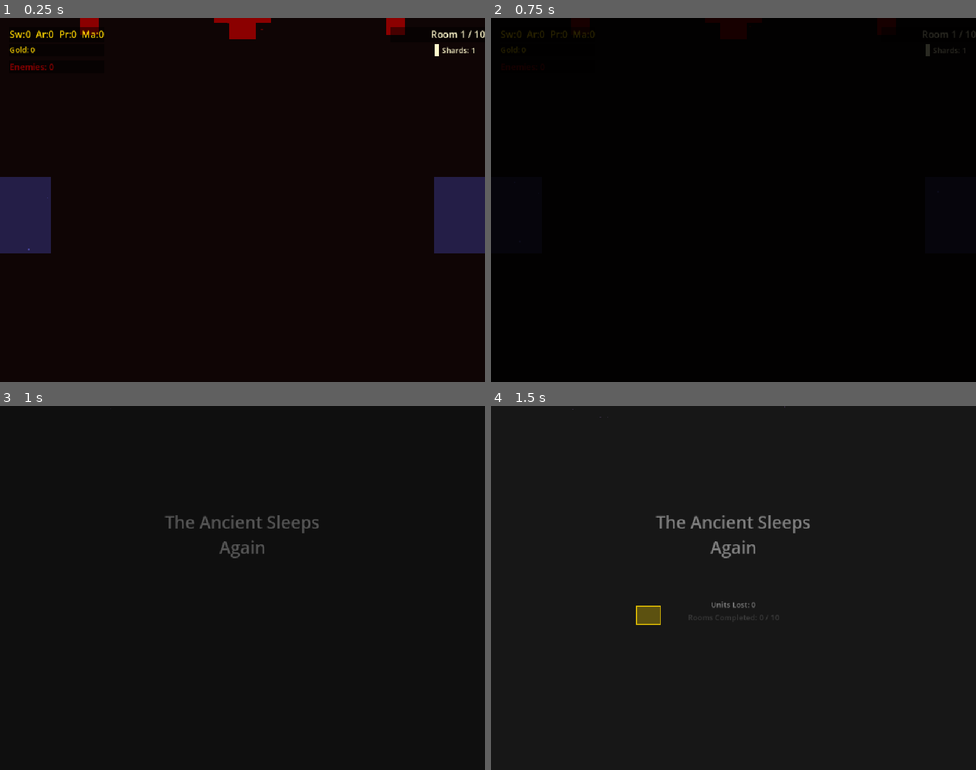
Above: before the commit, frames 1-4 (two rows, left to right).
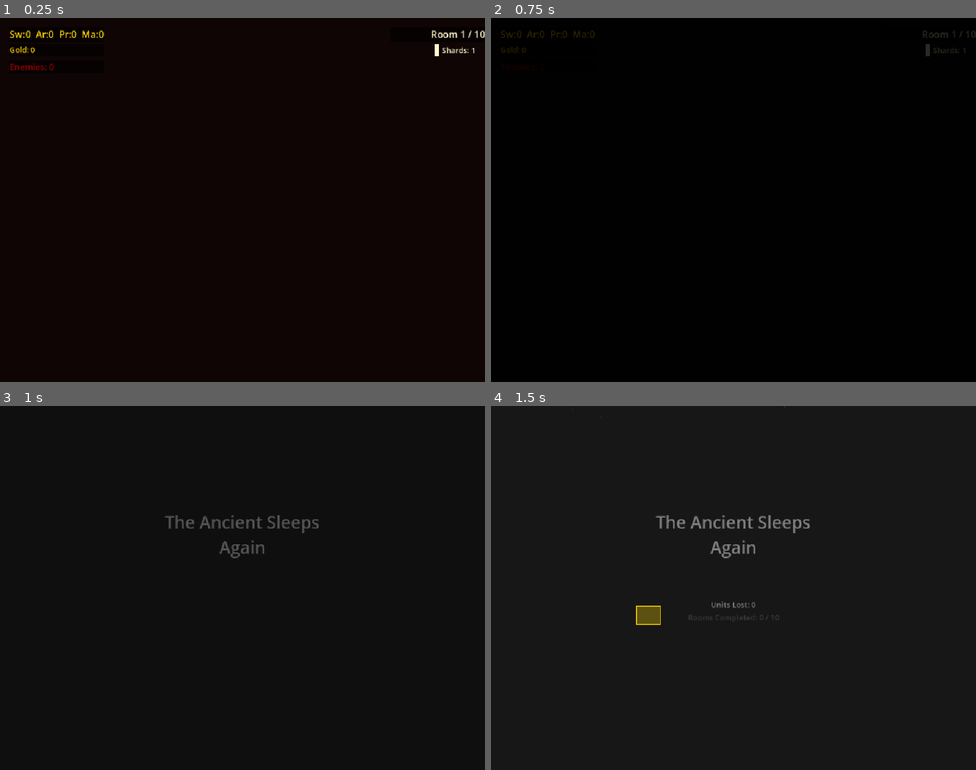
Above: after the commit, the same moments.

Repository: shalluv/The-Shattered-Ancient
Game: Godot game, scene res://scenes/dungeon/RoomMiniBoss.tscn
Two runs of this game, one before a commit and one after it. Both use one fixed random seed, a clock stepped at 60 frames per second and the inputs below. This scene is started directly instead of the project's main scene.
Inputs (mouse positions are in pixels of both pictures, inside the frame that each line leads up to):
- Up to frame 1 (0.25 s): no input
- Up to frame 2 (0.75 s): tap Enter at 0.5 s; move the mouse to (840, 181) at 0.52 s; hold E (select_all) from 0.53 s (still down); click (840, 181) at 0.67 s
- Up to frame 3 (1 s): keep holding E (select_all)
- Up to frame 4 (1.5 s): release E (select_all) at 1.25 s; drag from (636, 606) to (709, 660) at 1.27 s

The runs differ from the first frame. In frame 1, 5.2% of the frame differs, in the area x 0-100%, y 0-65%; in frame 2, less than 0.1%; in frame 3, nothing differs; in frame 4, nothing differs.

Commit message:
add wall

Diff:
--- a/autoloads/RunManager.gd
+++ b/autoloads/RunManager.gd
@@ -43,6 +43,13 @@
 	"res://scenes/dungeon/CombatSmall3.tscn",
 	"res://scenes/dungeon/CombatSmall4.tscn",
 	"res://scenes/dungeon/CombatSmall5.tscn",
+]
+
+const MINIBOSS_SCENES: Array[String] = [
+	"res://scenes/dungeon/RoomMiniBoss1.tscn",
+	"res://scenes/dungeon/RoomMiniBoss2.tscn",
+	"res://scenes/dungeon/RoomMiniBoss3.tscn",
+	"res://scenes/dungeon/RoomMiniBoss4.tscn",
 ]
 
 const ROOM_DIFFICULTY: Array[Dictionary] = [
@@ -61,6 +68,10 @@
 
 func get_combat_small_scene() -> String:
 	return COMBAT_SMALL_SCENES[randi() % COMBAT_SMALL_SCENES.size()]
+
+
+func get_miniboss_scene() -> String:
+	return MINIBOSS_SCENES[randi() % MINIBOSS_SCENES.size()]
 
 
 func start_run() -> void:
@@ -163,7 +174,7 @@
 			"shop":
 				return "res://scenes/dungeon/RoomShop.tscn"
 			"miniboss":
-				return "res://scenes/dungeon/RoomMiniBoss.tscn"
+				return get_miniboss_scene()
 			"boss":
 				return "res://scenes/dungeon/RoomBoss.tscn"
 			_:
--- a/scenes/dungeon/RoomMiniBoss.gd
+++ b/scenes/dungeon/RoomMiniBoss.gd
@@ -2,156 +2,16 @@
 
 const MINIBOSS_FLOOR_COLOR: Color = Color(0.06, 0.02, 0.02)
 
-var DamageZoneScene := preload("res://scenes/terrain/DamageZone.tscn")
-var SlowZoneScene := preload("res://scenes/terrain/SlowZone.tscn")
 var DireCaptainScene := preload("res://scenes/entities/enemies/DireCaptain.tscn")
 var MiniBossRewardScene := preload("res://scenes/ui/MiniBossReward.tscn")
-var DireHoundScene := preload("res://scenes/entities/enemies/DireHound.tscn")
-var DirePriestScene := preload("res://scenes/entities/enemies/DirePriest.tscn")
-var SpearwallGroupScene := preload("res://scenes/entities/enemies/SpearwallGroup.tscn")
-var NeutralVillagerScene := preload("res://scenes/entities/NeutralVillager.tscn")
-
-enum Archetype { WARLORD, AMBUSH, FORMATION, DARK_RITUAL }
 
 var captain_instance: CharacterBody2D = null
-var current_archetype: Archetype = Archetype.WARLORD
-
-@onready var player_spawn: Marker2D = $PlayerSpawnPoint
-@onready var boss_spawn: Marker2D = $BossSpawnPoint
-@onready var enemy_spawn_left: Marker2D = $EnemySpawnLeft
-@onready var enemy_spawn_right: Marker2D = $EnemySpawnRight
-@onready var enemy_spawn_center: Marker2D = $EnemySpawnCenter
-@onready var villager_spawn_1: Marker2D = $VillagerSpawn1
-@onready var villager_spawn_2: Marker2D = $VillagerSpawn2
-@onready var villager_spawn_3: Marker2D = $VillagerSpawn3
 
 
 func _ready() -> void:
 	floor_rect.color = MINIBOSS_FLOOR_COLOR
-	current_archetype = _pick_archetype()
 	super()
 	_spawn_terrain_zones()
-
-
-func _get_spawn_position() -> Vector2:
-	return player_spawn.global_position
-
-
-func _pick_archetype() -> Archetype:
-	var row: int = RunManager.current_room_index
-	if row <= 3:
-		# Row 3: easier archetypes
-		return [Archetype.WARLORD, Archetype.AMBUSH].pick_random()
-	else:
-		# Row 7: harder archetypes
-		return [Archetype.FORMATION, Archetype.DARK_RITUAL].pick_random()
-
-
-func _spawn_enemies() -> void:
-	match current_archetype:
-		Archetype.WARLORD:
-			_spawn_warlord()
-		Archetype.AMBUSH:
-			_spawn_ambush()
-		Archetype.FORMATION:
-			_spawn_formation()
-		Archetype.DARK_RITUAL:
-			_spawn_dark_ritual()
-
-	captain_instance.captain_defeated.connect(_on_captain_defeated)
-	_create_ambient_particles()
-
-
-# --- Archetype: Warlord (original) ---
-# DireCaptain + grunt/hound mix = 3 enemies
-func _spawn_warlord() -> void:
-	captain_instance = DireCaptainScene.instantiate()
-	captain_instance.global_position = boss_spawn.global_position
-	entities.add_child(captain_instance)
-
-	var use_hound := randf() < 0.5
-	var hound_side := randi() % 2
-
-	if use_hound and hound_side == 0:
-		var hound := DireHoundScene.instantiate()
-		hound.global_position = enemy_spawn_left.global_position
-		entities.add_child(hound)
-	else:
-		var grunt_left := DireGruntScene.instantiate()
-		grunt_left.global_position = enemy_spawn_left.global_position
-		entities.add_child(grunt_left)
-
-	if use_hound and hound_side == 1:
-		var hound := DireHoundScene.instantiate()
-		hound.global_position = enemy_spawn_right.global_position
-		entities.add_child(hound)
-	else:
-		var grunt_right := DireGruntScene.instantiate()
-		grunt_right.global_position = enemy_spawn_right.global_position
-		entities.add_child(grunt_right)
-
-	RunManager.set_room_enemy_count(3)
-
-
-# --- Archetype: Ambush ---
-# DireCaptain + 2 DireHounds flanking = 3 enemies
-func _spawn_ambush() -> void:
-	captain_instance = DireCaptainScene.instantiate()
-	captain_instance.global_position = boss_spawn.global_position
-	entities.add_child(captain_instance)
-
-	var hound_left := DireHoundScene.instantiate()
-	hound_left.global_position = enemy_spawn_left.global_position
-	entities.add_child(hound_left)
-
-	var hound_right := DireHoundScene.instantiate()
-	hound_right.global_position = enemy_spawn_right.global_position
-	entities.add_child(hound_right)
-
-	RunManager.set_room_enemy_count(3)
-
-
-# --- Archetype: Formation ---
-# DireCaptain + SpearwallGroup = 4 enemies (captain + 3 spearwall units)
-func _spawn_formation() -> void:
-	captain_instance = DireCaptainScene.instantiate()
-	captain_instance.global_position = boss_spawn.global_position
-	entities.add_child(captain_instance)
-
-	var spearwall := SpearwallGroupScene.instantiate()
-	spearwall.global_position = enemy_spawn_center.global_position
-	entities.add_child(spearwall)
-
-	RunManager.set_room_enemy_count(4)
-
-
-# --- Archetype: Dark Ritual ---
-# DireCaptain + DirePriest + 2 grunts = 4 enemies + 3 neutral villagers
-func _spawn_dark_ritual() -> void:
-	captain_instance = DireCaptainScene.instantiate()
-	captain_instance.global_position = boss_spawn.global_position
-	entities.add_child(captain_instance)
-
-	var priest := DirePriestScene.instantiate()
-	priest.global_position = enemy_spawn_left.global_position
-	entities.add_child(priest)
-
-	var grunt1 := DireGruntScene.instantiate()
-	grunt1.global_position = enemy_spawn_right.global_position
-	entities.add_child(grunt1)
-
-	var grunt2 := DireGruntScene.instantiate()
-	grunt2.global_position = enemy_spawn_center.global_position
-	entities.add_child(grunt2)
-
-	RunManager.set_room_enemy_count(4)
-
-	# Spawn neutral villagers for the priest to contest
-	var villager_spawns: Array[Marker2D] = [villager_spawn_1, villager_spawn_2, villager_spawn_3]
-	for spawn in villager_spawns:
-		var villager := NeutralVillagerScene.instantiate()
-		villager.global_position = spawn.global_position
-		entities.add_child(villager)
 
 
 func _on_room_cleared() -> void:
@@ -174,39 +34,10 @@
 
 
 func _spawn_terrain_zones() -> void:
-	match current_archetype:
-		Archetype.WARLORD:
-			# Single damage zone below boss
-			var damage_zone := DamageZoneScene.instantiate()
-			damage_zone.global_position = boss_spawn.global_position + Vector2(0, 80)
-			add_child(damage_zone)
-
-		Archetype.AMBUSH:
-			# Two slow zones on flanks to trap the player
-			var slow_left := SlowZoneScene.instantiate()
-			slow_left.global_position = Vector2(250, 400)
-			add_child(slow_left)
-
-			var slow_right := SlowZoneScene.instantiate()
-			slow_right.global_position = Vector2(774, 400)
-			add_child(slow_right)
-
-		Archetype.FORMATION:
-			# No terrain — pure tactical fight
-			pass
-
-		Archetype.DARK_RITUAL:
-			# Damage zone near boss + slow zone in the center
-			var damage_zone := DamageZoneScene.instantiate()
-			damage_zone.global_position = boss_spawn.global_position + Vector2(0, 80)
-			add_child(damage_zone)
-
-			var slow_zone := SlowZoneScene.instantiate()
-			slow_zone.global_position = Vector2(512, 450)
-			add_child(slow_zone)
+	pass
 
 
-func _create_ambient_particles() -> void:
+func _create_ambient_particles_colored(particle_color: Color) -> void:
 	var ambient := GPUParticles2D.new()
 	var mat := ParticleProcessMaterial.new()
 	mat.emission_shape = ParticleProcessMaterial.EMISSION_SHAPE_BOX
@@ -218,17 +49,7 @@
 	mat.gravity = Vector3(0, 3, 0)
 	mat.scale_min = 0.8
 	mat.scale_max = 1.5
-
-	match current_archetype:
-		Archetype.WARLORD:
-			mat.color = Color(0.545, 0.0, 0.0, 0.2)  # Dark red
-		Archetype.AMBUSH:
-			mat.color = Color(0.0, 0.4, 0.545, 0.2)   # Teal/cyan
-		Archetype.FORMATION:
-			mat.color = Color(0.545, 0.4, 0.0, 0.2)   # Dark amber
-		Archetype.DARK_RITUAL:
-			mat.color = Color(0.4, 0.0, 0.545, 0.2)   # Purple
-
+	mat.color = particle_color
 	ambient.process_material = mat
 	ambient.amount = 20
 	ambient.lifetime = 3.0
--- /dev/null
+++ b/scenes/dungeon/RoomMiniBoss1.gd
@@ -0,0 +1,53 @@
+extends "res://scenes/dungeon/RoomMiniBoss.gd"
+
+## Warlord — DireCaptain + grunt/hound mix, single damage zone
+## The classic brute-force mini boss fight.
+
+var DamageZoneScene := preload("res://scenes/terrain/DamageZone.tscn")
+var DireHoundScene := preload("res://scenes/entities/enemies/DireHound.tscn")
+
+@onready var player_spawn: Marker2D = $PlayerSpawnPoint
+@onready var boss_spawn: Marker2D = $BossSpawnPoint
+@onready var enemy_spawn_left: Marker2D = $EnemySpawnLeft
+@onready var enemy_spawn_right: Marker2D = $EnemySpawnRight
+
+
+func _get_spawn_position() -> Vector2:
+	return player_spawn.global_position
+
+
+func _spawn_enemies() -> void:
+	captain_instance = DireCaptainScene.instantiate()
+	captain_instance.global_position = boss_spawn.global_position
+	entities.add_child(captain_instance)
+
+	var use_hound := randf() < 0.5
+	var hound_side := randi() % 2
+
+	if use_hound and hound_side == 0:
+		var hound := DireHoundScene.instantiate()
+		hound.global_position = enemy_spawn_left.global_position
+		entities.add_child(hound)
+	else:
+		var grunt_left := DireGruntScene.instantiate()
+		grunt_left.global_position = enemy_spawn_left.global_position
+		entities.add_child(grunt_left)
+
+	if use_hound and hound_side == 1:
+		var hound := DireHoundScene.instantiate()
+		hound.global_position = enemy_spawn_right.global_position
+		entities.add_child(hound)
+	else:
+		var grunt_right := DireGruntScene.instantiate()
+		grunt_right.global_position = enemy_spawn_right.global_position
+		entities.add_child(grunt_right)
+
+	RunManager.set_room_enemy_count(3)
+	captain_instance.captain_defeated.connect(_on_captain_defeated)
+	_create_ambient_particles_colored(Color(0.545, 0.0, 0.0, 0.2))
+
+
+func _spawn_terrain_zones() -> void:
+	var damage_zone := DamageZoneScene.instantiate()
+	damage_zone.global_position = boss_spawn.global_position + Vector2(0, 80)
+	add_child(damage_zone)
--- /dev/null
+++ b/scenes/dungeon/RoomMiniBoss1.tscn
@@ -0,0 +1,20 @@
+[gd_scene format=3 uid="uid://cskmrri1jyvnl"]
+
+[ext_resource type="PackedScene" uid="uid://cskmrgh1jyvnk" path="res://scenes/dungeon/RoomBase.tscn" id="1_base"]
+[ext_resource type="Script" path="res://scenes/dungeon/RoomMiniBoss1.gd" id="2_script"]
+
+[node name="RoomMiniBoss1" instance=ExtResource("1_base")]
+script = ExtResource("2_script")
+room_size = Vector2(1024, 768)
+
+[node name="PlayerSpawnPoint" type="Marker2D" parent="."]
+position = Vector2(512, 600)
+
+[node name="BossSpawnPoint" type="Marker2D" parent="."]
+position = Vector2(512, 200)
+
+[node name="EnemySpawnLeft" type="Marker2D" parent="."]
+position = Vector2(350, 200)
+
+[node name="EnemySpawnRight" type="Marker2D" parent="."]
+position = Vector2(674, 200)
--- /dev/null
+++ b/scenes/dungeon/RoomMiniBoss2.gd
@@ -0,0 +1,44 @@
+extends "res://scenes/dungeon/RoomMiniBoss.gd"
+
+## Ambush — DireCaptain + 2 DireHounds, slow zones on flanks
+## Fast enemies rush the player while flanks are slowed.
+
+var SlowZoneScene := preload("res://scenes/terrain/SlowZone.tscn")
+var DireHoundScene := preload("res://scenes/entities/enemies/DireHound.tscn")
+
+@onready var player_spawn: Marker2D = $PlayerSpawnPoint
+@onready var boss_spawn: Marker2D = $BossSpawnPoint
+@onready var enemy_spawn_left: Marker2D = $EnemySpawnLeft
+@onready var enemy_spawn_right: Marker2D = $EnemySpawnRight
+
+
+func _get_spawn_position() -> Vector2:
+	return player_spawn.global_position
+
+
+func _spawn_enemies() -> void:
+	captain_instance = DireCaptainScene.instantiate()
+	captain_instance.global_position = boss_spawn.global_position
+	entities.add_child(captain_instance)
+
+	var hound_left := DireHoundScene.instantiate()
+	hound_left.global_position = enemy_spawn_left.global_position
+	entities.add_child(hound_left)
+
+	var hound_right := DireHoundScene.instantiate()
+	hound_right.global_position = enemy_spawn_right.global_position
+	entities.add_child(hound_right)
+
+	RunManager.set_room_enemy_count(3)
+	captain_instance.captain_defeated.connect(_on_captain_defeated)
+	_create_ambient_particles_colored(Color(0.0, 0.4, 0.545, 0.2))
+
+
+func _spawn_terrain_zones() -> void:
+	var slow_left := SlowZoneScene.instantiate()
+	slow_left.global_position = Vector2(250, 400)
+	add_child(slow_left)
+
+	var slow_right := SlowZoneScene.instantiate()
+	slow_right.global_position = Vector2(774, 400)
+	add_child(slow_right)
--- /dev/null
+++ b/scenes/dungeon/RoomMiniBoss2.tscn
@@ -0,0 +1,20 @@
+[gd_scene format=3 uid="uid://cskmrri1jyvnm"]
+
+[ext_resource type="PackedScene" uid="uid://cskmrgh1jyvnk" path="res://scenes/dungeon/RoomBase.tscn" id="1_base"]
+[ext_resource type="Script" path="res://scenes/dungeon/RoomMiniBoss2.gd" id="2_script"]
+
+[node name="RoomMiniBoss2" instance=ExtResource("1_base")]
+script = ExtResource("2_script")
+room_size = Vector2(1024, 768)
+
+[node name="PlayerSpawnPoint" type="Marker2D" parent="."]
+position = Vector2(512, 600)
+
+[node name="BossSpawnPoint" type="Marker2D" parent="."]
+position = Vector2(512, 180)
+
+[node name="EnemySpawnLeft" type="Marker2D" parent="."]
+position = Vector2(200, 300)
+
+[node name="EnemySpawnRight" type="Marker2D" parent="."]
+position = Vector2(824, 300)
--- /dev/null
+++ b/scenes/dungeon/RoomMiniBoss3.gd
@@ -0,0 +1,33 @@
+extends "res://scenes/dungeon/RoomMiniBoss.gd"
+
+## Formation — DireCaptain + SpearwallGroup, no terrain
+## Tactical fight — player must break the formation.
+
+var SpearwallGroupScene := preload("res://scenes/entities/enemies/SpearwallGroup.tscn")
+
+@onready var player_spawn: Marker2D = $PlayerSpawnPoint
+@onready var boss_spawn: Marker2D = $BossSpawnPoint
+@onready var formation_spawn: Marker2D = $FormationSpawn
+
+
+func _get_spawn_position() -> Vector2:
+	return player_spawn.global_position
+
+
+func _spawn_enemies() -> void:
+	captain_instance = DireCaptainScene.instantiate()
+	captain_instance.global_position = boss_spawn.global_position
+	entities.add_child(captain_instance)
+
+	var spearwall := SpearwallGroupScene.instantiate()
+	spearwall.global_position = formation_spawn.global_position
+	entities.add_child(spearwall)
+
+	RunManager.set_room_enemy_count(4)
+	captain_instance.captain_defeated.connect(_on_captain_defeated)
+	_create_ambient_particles_colored(Color(0.545, 0.4, 0.0, 0.2))
+
+
+func _spawn_terrain_zones() -> void:
+	# No terrain — pure tactical fight
+	pass
--- /dev/null
+++ b/scenes/dungeon/RoomMiniBoss3.tscn
@@ -0,0 +1,17 @@
+[gd_scene format=3 uid="uid://cskmrri1jyvnn"]
+
+[ext_resource type="PackedScene" uid="uid://cskmrgh1jyvnk" path="res://scenes/dungeon/RoomBase.tscn" id="1_base"]
+[ext_resource type="Script" path="res://scenes/dungeon/RoomMiniBoss3.gd" id="2_script"]
+
+[node name="RoomMiniBoss3" instance=ExtResource("1_base")]
+script = ExtResource("2_script")
+room_size = Vector2(1024, 768)
+
+[node name="PlayerSpawnPoint" type="Marker2D" parent="."]
+position = Vector2(512, 620)
+
+[node name="BossSpawnPoint" type="Marker2D" parent="."]
+position = Vector2(512, 150)
+
+[node name="FormationSpawn" type="Marker2D" parent="."]
+position = Vector2(512, 380)
--- /dev/null
+++ b/scenes/dungeon/RoomMiniBoss4.gd
@@ -0,0 +1,61 @@
+extends "res://scenes/dungeon/RoomMiniBoss.gd"
+
+## Dark Ritual — DireCaptain + DirePriest + 2 grunts + 3 neutral villagers
+## Race to convert neutrals before the enemy priest does.
+
+var DamageZoneScene := preload("res://scenes/terrain/DamageZone.tscn")
+var SlowZoneScene := preload("res://scenes/terrain/SlowZone.tscn")
+var DirePriestScene := preload("res://scenes/entities/enemies/DirePriest.tscn")
+var NeutralVillagerScene := preload("res://scenes/entities/NeutralVillager.tscn")
+
+@onready var player_spawn: Marker2D = $PlayerSpawnPoint
+@onready var boss_spawn: Marker2D = $BossSpawnPoint
+@onready var enemy_spawn_left: Marker2D = $EnemySpawnLeft
+@onready var enemy_spawn_right: Marker2D = $EnemySpawnRight
+@onready var enemy_spawn_center: Marker2D = $EnemySpawnCenter
+@onready var villager_spawn_1: Marker2D = $VillagerSpawn1
+@onready var villager_spawn_2: Marker2D = $VillagerSpawn2
+@onready var villager_spawn_3: Marker2D = $VillagerSpawn3
+
+
+func _get_spawn_position() -> Vector2:
+	return player_spawn.global_position
+
+
+func _spawn_enemies() -> void:
+	captain_instance = DireCaptainScene.instantiate()
+	captain_instance.global_position = boss_spawn.global_position
+	entities.add_child(captain_instance)
+
+	var priest := DirePriestScene.instantiate()
+	priest.global_position = enemy_spawn_left.global_position
+	entities.add_child(priest)
+
+	var grunt1 := DireGruntScene.instantiate()
+	grunt1.global_position = enemy_spawn_right.global_position
+	entities.add_child(grunt1)
+
+	var grunt2 := DireGruntScene.instantiate()
+	grunt2.global_position = enemy_spawn_center.global_position
+	entities.add_child(grunt2)
+
+	RunManager.set_room_enemy_count(4)
+	captain_instance.captain_defeated.connect(_on_captain_defeated)
+	_create_ambient_particles_colored(Color(0.4, 0.0, 0.545, 0.2))
+
+	# Spawn neutral villagers for the priest to contest
+	var spawns: Array[Marker2D] = [villager_spawn_1, villager_spawn_2, villager_spawn_3]
+	for spawn in spawns:
+		var villager := NeutralVillagerScene.instantiate()
+		villager.global_position = spawn.global_position
+		entities.add_child(villager)
+
+
+func _spawn_terrain_zones() -> void:
+	var damage_zone := DamageZoneScene.instantiate()
+	damage_zone.global_position = boss_spawn.global_position + Vector2(0, 80)
+	add_child(damage_zone)
+
+	var slow_zone := SlowZoneScene.instantiate()
+	slow_zone.global_position = Vector2(512, 450)
+	add_child(slow_zone)
--- /dev/null
+++ b/scenes/dungeon/RoomMiniBoss4.tscn
@@ -0,0 +1,32 @@
+[gd_scene format=3 uid="uid://cskmrri1jyvno"]
+
+[ext_resource type="PackedScene" uid="uid://cskmrgh1jyvnk" path="res://scenes/dungeon/RoomBase.tscn" id="1_base"]
+[ext_resource type="Script" path="res://scenes/dungeon/RoomMiniBoss4.gd" id="2_script"]
+
+[node name="RoomMiniBoss4" instance=ExtResource("1_base")]
+script = ExtResource("2_script")
+room_size = Vector2(1024, 768)
+
+[node name="PlayerSpawnPoint" type="Marker2D" parent="."]
+position = Vector2(512, 600)
+
+[node name="BossSpawnPoint" type="Marker2D" parent="."]
+position = Vector2(512, 180)
+
+[node name="EnemySpawnLeft" type="Marker2D" parent="."]
+position = Vector2(300, 250)
+
+[node name="EnemySpawnRight" type="Marker2D" parent="."]
+position = Vector2(724, 250)
+
+[node name="EnemySpawnCenter" type="Marker2D" parent="."]
+position = Vector2(512, 380)
+
+[node name="VillagerSpawn1" type="Marker2D" parent="."]
+position = Vector2(200, 500)
+
+[node name="VillagerSpawn2" type="Marker2D" parent="."]
+position = Vector2(512, 520)
+
+[node name="VillagerSpawn3" type="Marker2D" parent="."]
+position = Vector2(824, 500)
--- /dev/null
+++ b/scenes/terrain/ShortWall.tscn
@@ -0,0 +1,7 @@
+[gd_scene format=3 uid="uid://c3shortwall01"]
+
+[ext_resource type="Script" path="res://scenes/terrain/WallObstacle.gd" id="1_script"]
+
+[node name="ShortWall" type="Node2D"]
+script = ExtResource("1_script")
+wall_size = Vector2(80, 30)
--- /dev/null
+++ b/scenes/terrain/TallWall.tscn
@@ -0,0 +1,7 @@
+[gd_scene format=3 uid="uid://c3tallwall001"]
+
+[ext_resource type="Script" path="res://scenes/terrain/WallObstacle.gd" id="1_script"]
+
+[node name="TallWall" type="Node2D"]
+script = ExtResource("1_script")
+wall_size = Vector2(200, 30)
--- /dev/null
+++ b/scenes/terrain/WallObstacle.gd
@@ -0,0 +1,43 @@
+extends Node2D
+
+## A placeable wall obstacle with collision and pathfinding integration.
+## Use in rooms like DamageZone/SlowZone — instantiate, set position, add_child.
+
+@export var wall_size: Vector2 = Vector2(120, 30)
+@export var wall_color: Color = Color("#1a2e1a")
+
+var _wall_body: StaticBody2D = null
+
+
+func _ready() -> void:
+	_create_visual()
+	_create_collision()
+	_register_obstacle()
+
+
+func _create_visual() -> void:
+	var visual := ColorRect.new()
+	visual.size = wall_size
+	visual.position = -wall_size / 2.0
+	visual.color = wall_color
+	visual.mouse_filter = Control.MOUSE_FILTER_IGNORE
+	add_child(visual)
+
+
+func _create_collision() -> void:
+	_wall_body = StaticBody2D.new()
+	_wall_body.collision_layer = 8  # walls layer
+	_wall_body.collision_mask = 0
+
+	var shape := RectangleShape2D.new()
+	shape.size = wall_size
+
+	var col := CollisionShape2D.new()
+	col.shape = shape
+	_wall_body.add_child(col)
+	add_child(_wall_body)
+
+
+func _register_obstacle() -> void:
+	var rect := Rect2(global_position - wall_size / 2.0, wall_size)
+	Pathfinder.add_obstacles([rect])
Not shown, added: scenes/dungeon/RoomMiniBoss1.gd.uid
Not shown, added: scenes/dungeon/RoomMiniBoss2.gd.uid
Not shown, added: scenes/dungeon/RoomMiniBoss3.gd.uid
Not shown, added: scenes/dungeon/RoomMiniBoss4.gd.uid
